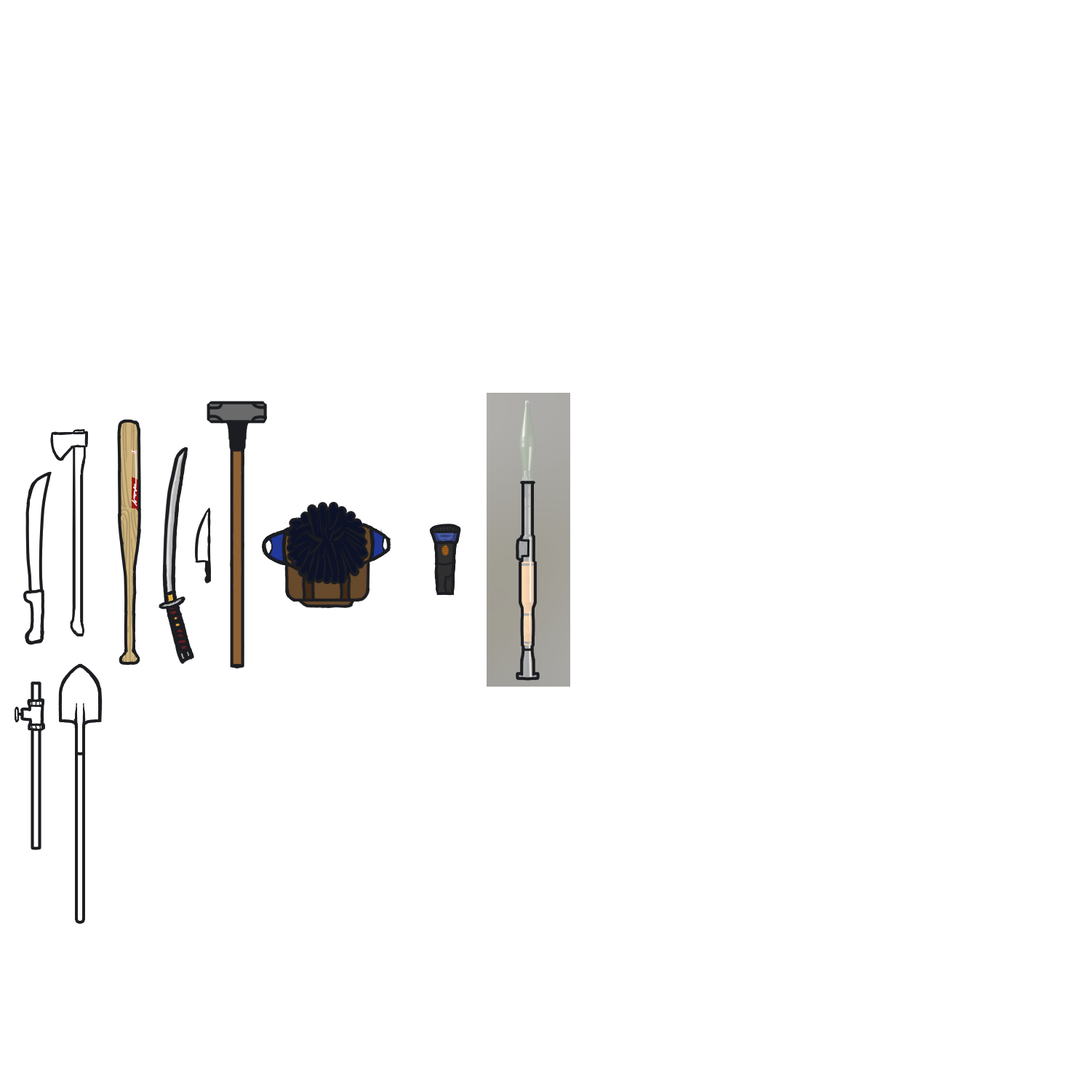
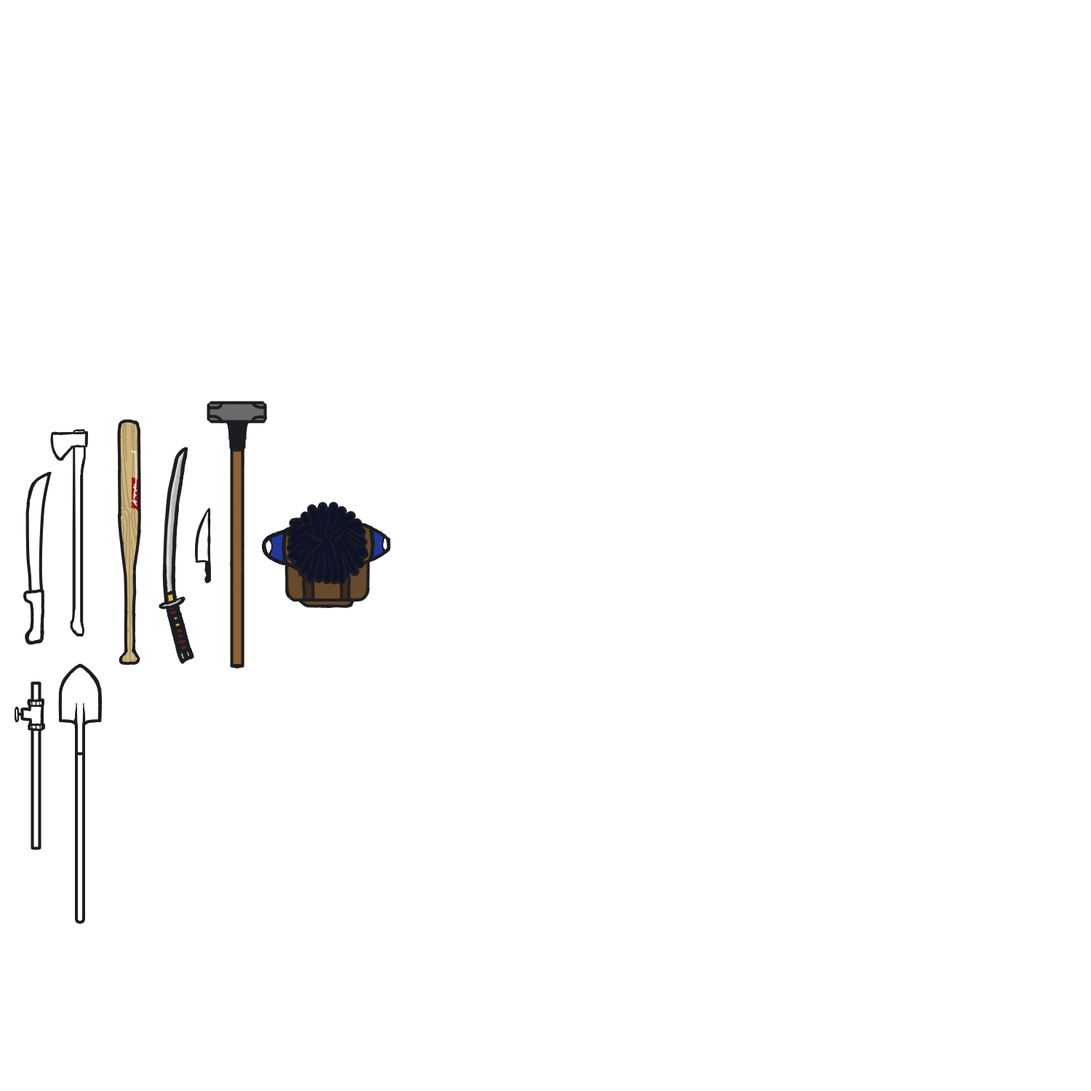
Before/after of a 1091×1091 layered artwork. What changed in the layer stack:
added group "Obstacles" with 3 layers above "Items" over (429, 465, 571, 687)
hid group "Flashlight" (2 layers) over (429, 523, 462, 596)
painted on "Paint Layer 15" over (429, 523, 462, 596)
painted on "Pipe" over (429, 392, 571, 687)
renamed "Paint Layer 16" to "RockerLauncher", hid it over (512, 465, 559, 687)
hid "Paint Layer 16 (pasted)" (1st of 2, in "Items") over (486, 392, 571, 687)
